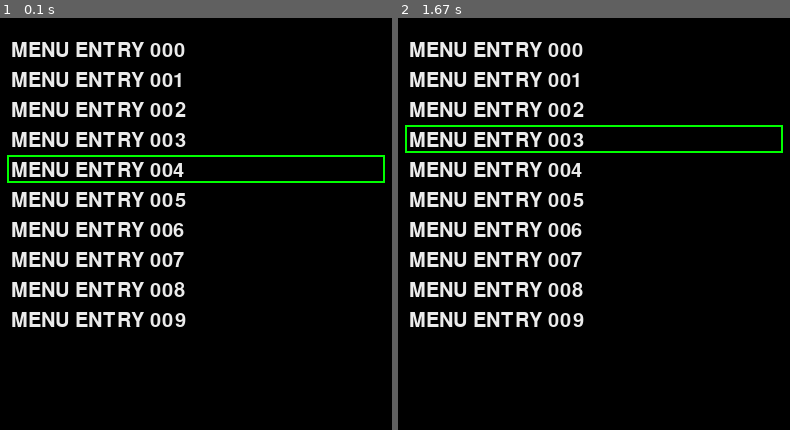
Above: before the commit, frames 1-2 (left to right).
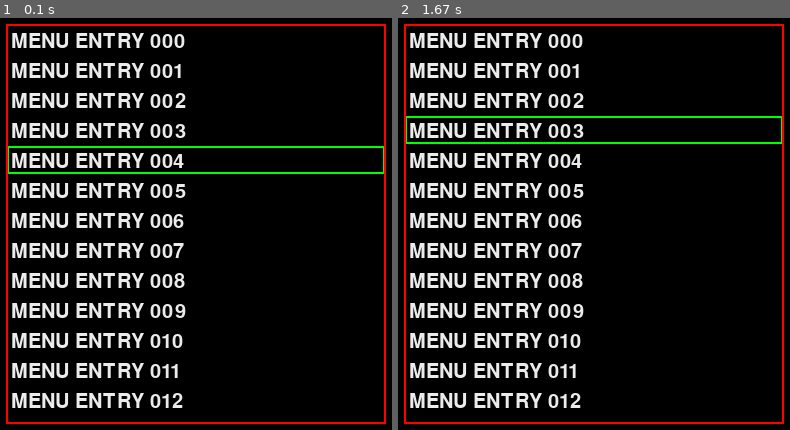
Above: after the commit, the same moments.

Repository: hdo/PygameProjects
Game: pygame game, started from menutest/menu01.py
Same seed, same stepped clock (60 frames per second), same inputs: the game is played once before the commit and once after it. The source is Python 2; it was converted automatically to run under Python 3.
Inputs:
- Up to frame 1 (0.1 s): no input
- Up to frame 2 (1.67 s): hold Up 0.33-0.8 s; hold Down 0.83-1.13 s; hold Up from 1.17 s (still down)

The runs differ from the first frame. In frame 1, 20% of the frame differs, in the area x 1-99%, y 1-99%; in frame 2, 20%.

Commit message:
add scrolling to menu (scope handling)
add pygame.clock

Diff:
--- a/menutest/menu01.py
+++ b/menutest/menu01.py
@@ -17,33 +17,50 @@
         self.selectedtextcolor = self.textcolor
         self.canvas = pygame.Surface((self.width, self.height))
         self.textfont = pygame.font.Font(None, self.text_height)
+        self.show_max = self.height / self.item_height
+        #self.show_max = 5
+        self.show_scope = (0, self.show_max-1)
 
     def add_item(self, title):
         self.menuitems.append(title)
 
+    def update_scope(self):
+        if self.index < self.show_scope[0]:
+            # TODO add sanity check
+            self.show_scope = (self.show_scope[0]-1, self.show_scope[1]-1)
+        if self.index > self.show_scope[1]:
+            # TODO add sanity check
+            self.show_scope = (self.show_scope[0]+1, self.show_scope[1]+1)
+            print self.show_scope
+
+
     def inc_index(self):
         if self.index < len(self.menuitems) - 1:
             self.index = self.index + 1
+            self.update_scope()
 
     def dec_index(self):
         if self.index > 0:
             self.index = self.index - 1
-
+            self.update_scope()
 
     def get_menu(self):
         self.canvas.fill(self.background)
         counter = 0
-        for title in self.menuitems:
+        for i in range(self.show_scope[0], self.show_scope[1]+1):
+            title = self.menuitems[i]
+        #for title in self.menuitems:
             sf = pygame.Surface((self.width, self.item_height))
             text = self.textfont.render(title, 1, self.textcolor)
             textpos = text.get_rect()
             textpos.centery = sf.get_rect().centery+2
             textpos.x = 5
-            if self.index == counter:
+            if self.index == i:
                 pygame.draw.rect(sf, self.selectedborder, (1,1,self.width-2, self.item_height-2), 2)
             sf.blit(text, textpos)
-            self.canvas.blit(sf, (0, 10 + counter*(self.item_height)))
+            self.canvas.blit(sf, (0, 1 + counter*(self.item_height)))
             counter = counter + 1
+        pygame.draw.rect(self.canvas, (255,0,0), (0, 0, self.width, self.height), 2)
         return self.canvas
 
 def create_screen():
@@ -65,34 +82,17 @@
                 continue
             found = True
             break
-        return pygame.display.set_mode((800, 480), pygame.FULLSCREEN)
+        #return pygame.display.set_mode((800, 480), pygame.FULLSCREEN)
+        return pygame.display.set_mode((800, 480))
 
 pygame.init()
 screen = create_screen()
+clock = pygame.time.Clock()
 
 done = False
 
-def get_item(title):
-    item_dim = (300, 30)
-    font = pygame.font.Font(None, 30)
-    text = font.render(title, 1, (255, 255, 255))
-    textpos = text.get_rect()
-    sf = pygame.Surface(item_dim)
-    print textpos
-    textpos.centery = sf.get_rect().centery+2
-    textpos.x = 5
-    pygame.draw.rect(sf, (255,255,0), (1,1,item_dim[0]-2, item_dim[1]-2), 2)
-    sf.blit(text, textpos)
-    return sf
-
-
-#screen.blit(get_item("MENU ENTRY 01"), (40,10))
-#screen.blit(get_item("MENU ENTRY 02"), (40,50))
-#screen.blit(get_item("MENU ENTRY 03"), (40,90))
-#screen.blit(get_item("MENU ENTRY 04"), (40,130))
-
 menu = SimpleMenu(380, 400, 30)
-for i in range(10):
+for i in range(50):
     menu.add_item("MENU ENTRY %.3d" % i)
 menu.index = 4
 screen.blit(menu.get_menu(), (300,10))
@@ -120,3 +120,5 @@
         screen.fill((0,0,0))
         screen.blit(menu.get_menu(), (400,50))
         pygame.display.flip()
+
+    clock.tick(30)
